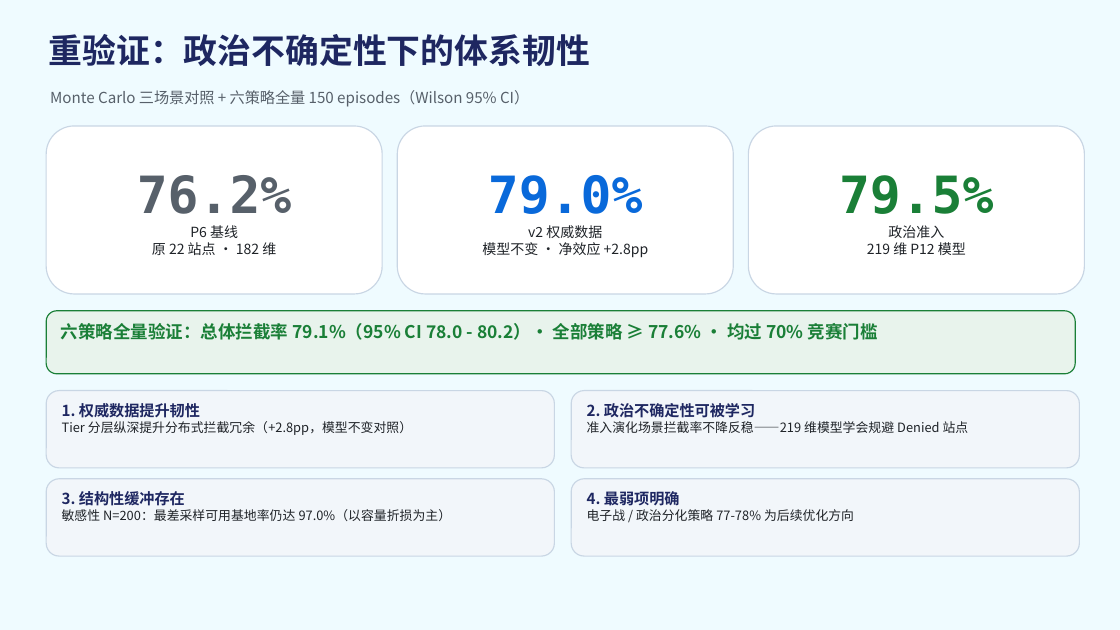
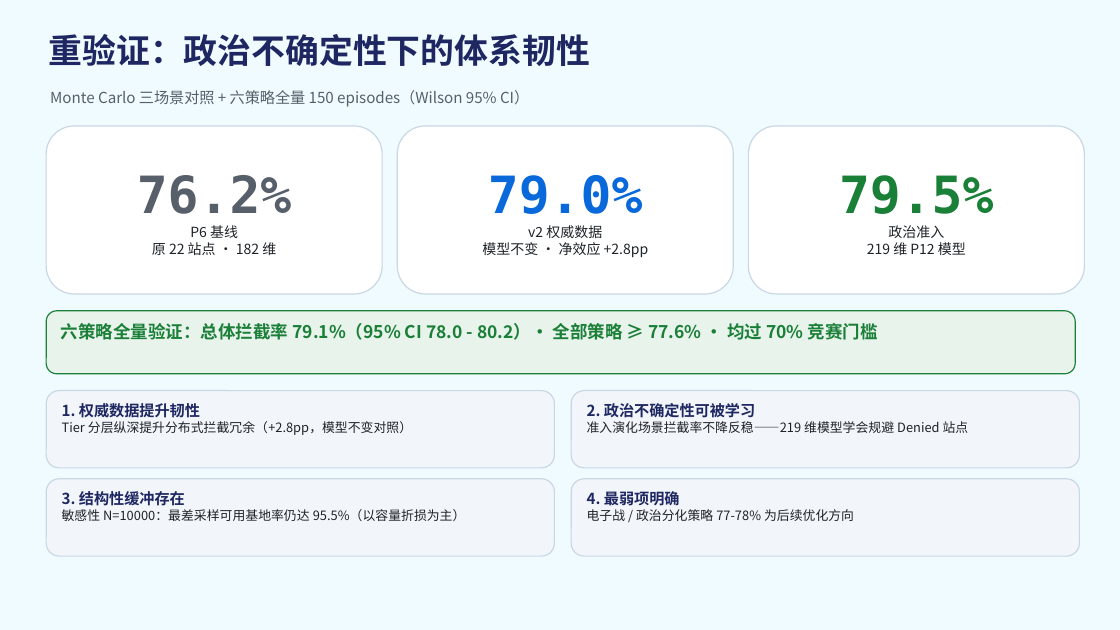
Before and after one commit to yigenfeng0707-netizen/pmtec-dtc2026, a slide deck: slide 16 of DTC2026赛道二参赛作品-含个人简介.pptx. Drawn at 1120x630 pixels with LibreOffice and Linux fonts; fonts in the diff are those of the drawing. Boxes give left, top, right and bottom in pixels: in the first picture for what was removed or moved away, otherwise in the second. Text is boxed around its words. In the diff, an @@ line names an element or a change of style, - is before the commit and + after.

Commit message:
P13/S 级增强: 敏感性采样扩展至万次 (N=10000, sigma=0.15)
- Denied 均值 0.15 (P95=1) / Restricted 均值 5.21 / 敞口均值 275 (P95=450)
- 最差采样可用基地率 95.5% (较 N=200 的 97.0% 更严格, 仍然稳健)
- 直方图出现 0/1/2 三个 Denied 频数档位 (分布形态完整)
- 分镜脚本与 PPT 第 16 页数字同步 (97% -> 95.5%, N=200 -> N=10000)

```diff
--- a/DTC2026赛道二参赛作品-含个人简介.pptx
+++ b/DTC2026赛道二参赛作品-含个人简介.pptx
@@ text in rounded rectangle at bbox=[62, 509, 466, 521]: text changed @@
-敏感性 N=200：最差采样可用基地率仍达 97.0%（以容量折损为主）
+敏感性 N=10000：最差采样可用基地率仍达 95.5%（以容量折损为主）
```
Also in this commit, not shown: 3 other files.
